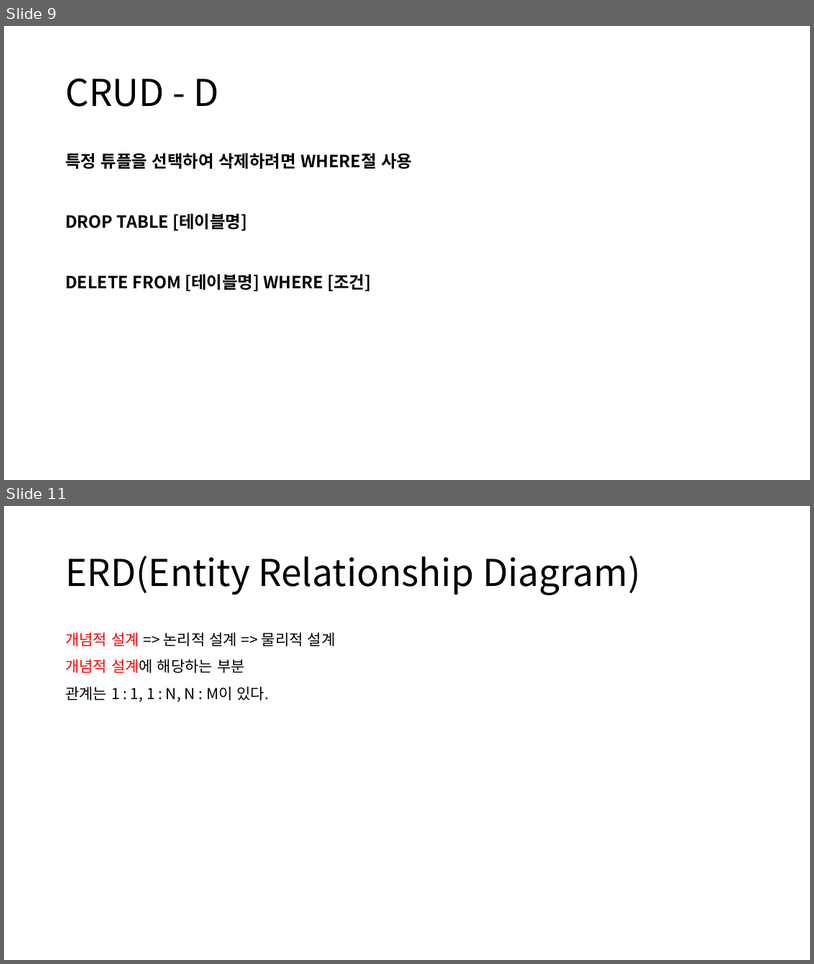
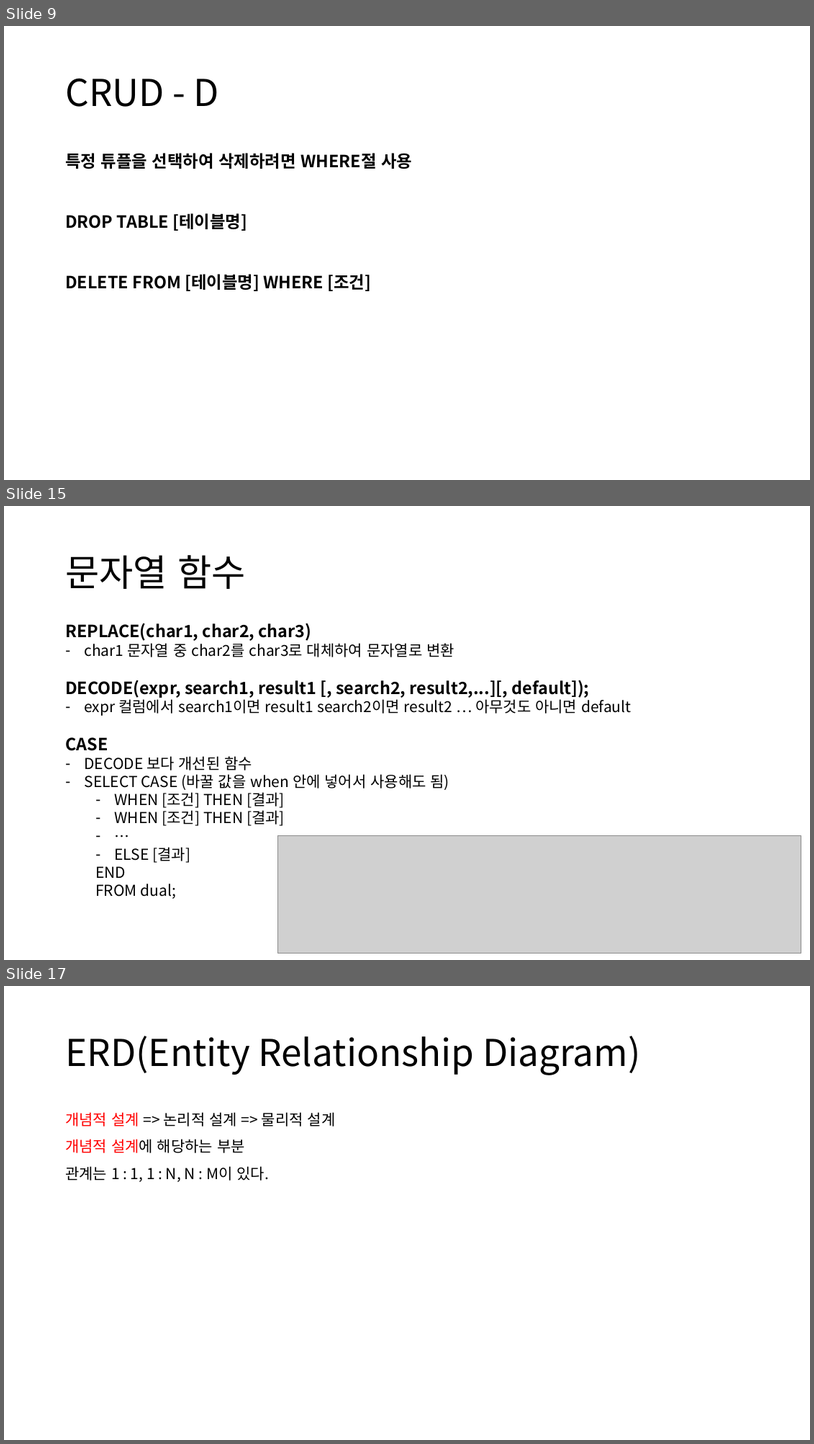
Before and after one commit to 98jiyong/DB, a slide deck: 자료/DB정리.pptx. Shown one above the other, each under a label of ours: slides 9 and 11 before the commit, slides 9, 15 and 17 after it; the slides between them are not shown. The pictures are 814x964 and 814x1444 pixels, drawn with LibreOffice and Linux fonts; fonts in the diff are those of the drawing; grey boxes stand for pictures. Boxes give left, top, right and bottom in pixels: in the first picture for what was removed or moved away, otherwise in the second. Text is boxed around its words. In the diff, an @@ line names an element or a change of style, - is before the commit and + after.

```diff
--- a/자료/DB정리.pptx
+++ b/자료/DB정리.pptx
@@ slide 15 added at <box>4,506,810,960</box>, background #FFFFFF @@
@@ title added at <box>65,555,245,589</box>, 44 pt, text #000000 @@
+문자열 함수
@@ text added at <box>65,623,631,898</box>, 18 pt, text #000000 @@
+REPLACE(char1, char2, char3)
+– char1 문자열 중 char2를 char3로 대체하여 문자열로 변환
+DECODE(expr, search1, result1 [, search2, result2,...][, default]);
+– expr 컬럼에서 search1이면 result1 search2이면 result2 … 아무것도 아니면 default
+CASE
+– DECODE 보다 개선된 함수
+– SELECT CASE (바꿀 값을 when 안에 넣어서 사용해도 됨)
+  – WHEN [조건] THEN [결과]
+  – WHEN [조건] THEN [결과]
+  – …
+  – ELSE [결과]
+  END
+  FROM dual;
@@ picture added at <box>278,835,801,952</box> @@
@@ what was slide 11 is now slide 17 @@
```
Also in this commit, not shown: 6 other slides added, 1 slide removed, 2 other files.
